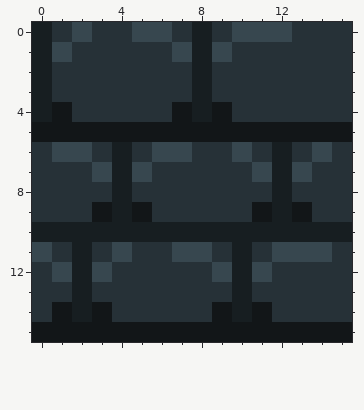
File history of a pixel-art sprite, Assets/Art/Sprites/block.png. The picture above was drawn from the file before the commit.
The file is 16x16 pixels. Colours within 5 levels of each other are drawn and written as one.
Now the later version:
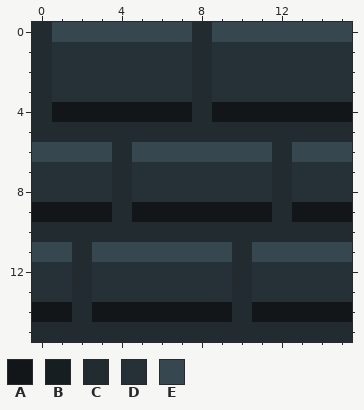
Palette (. is transparent): A #121618  B #171e21  C #222c30  D #263137  E #37474f
From the commit log: Update sprites blocks and gun
Diff:
@@ x 0..15 @@
- 0 BDEDDEEDBDEEEDDD
- 1 BEDDDDDEBEDDDDDD
- 2 BDDDDDDDBDDDDDDD
- 3 BDDDDDDDBDDDDDDD
- 4 BADDDDDABADDDDDD
- 5 AAAAAAAAAAAAAAAA
- 6 DEEDBDEEDDEDBDED
- 7 DDDEBEDDDDDEBEDD
- 8 DDDDBDDDDDDDBDDD
- 9 DDDABADDDDDABADD
-10 BBBBBBBBBBBBBBBB
-11 EDBDEDDEEDBDEEED
-12 DEBEDDDDDEBEDDDD
-13 DDBDDDDDDDBDDDDD
-14 DABADDDDDABADDDD
-15 AAAAAAAAAAAAAAAA
+ 0 CEEEEEEECEEEEEEE
+ 1 CDDDDDDDCDDDDDDD
+ 2 CDDDDDDDCDDDDDDD
+ 3 CDDDDDDDCDDDDDDD
+ 4 CAAAAAAACAAAAAAA
+ 5 CCCCCCCCCCCCCCCC
+ 6 EEEECEEEEEEECEEE
+ 7 DDDDCDDDDDDDCDDD
+ 8 DDDDCDDDDDDDCDDD
+ 9 AAAACAAAAAAACAAA
+10 CCCCCCCCCCCCCCCC
+11 EECEEEEEEECEEEEE
+12 DDCDDDDDDDCDDDDD
+13 DDCDDDDDDDCDDDDD
+14 AACAAAAAAACAAAAA
+15 CCCCCCCCCCCCCCCC
